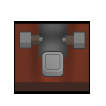
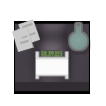
Revision of a layered 106 x 106 image; what changed, layer by layer:
removed layer "Layer 3 copy" over <box>19,31,86,49</box>
hid "plates copy #2", painted on it over <box>19,31,86,77</box>
renamed "Pasted Layer" to "Layer 1 copy", painted on it over <box>68,21,91,92</box>
added layer "allshad copy" above "paper copy" over <box>34,49,72,80</box>
renamed "Pasted Layer #1" to "paper copy", painted on it over <box>11,19,40,92</box>
painted on "border" over <box>14,21,89,92</box>
